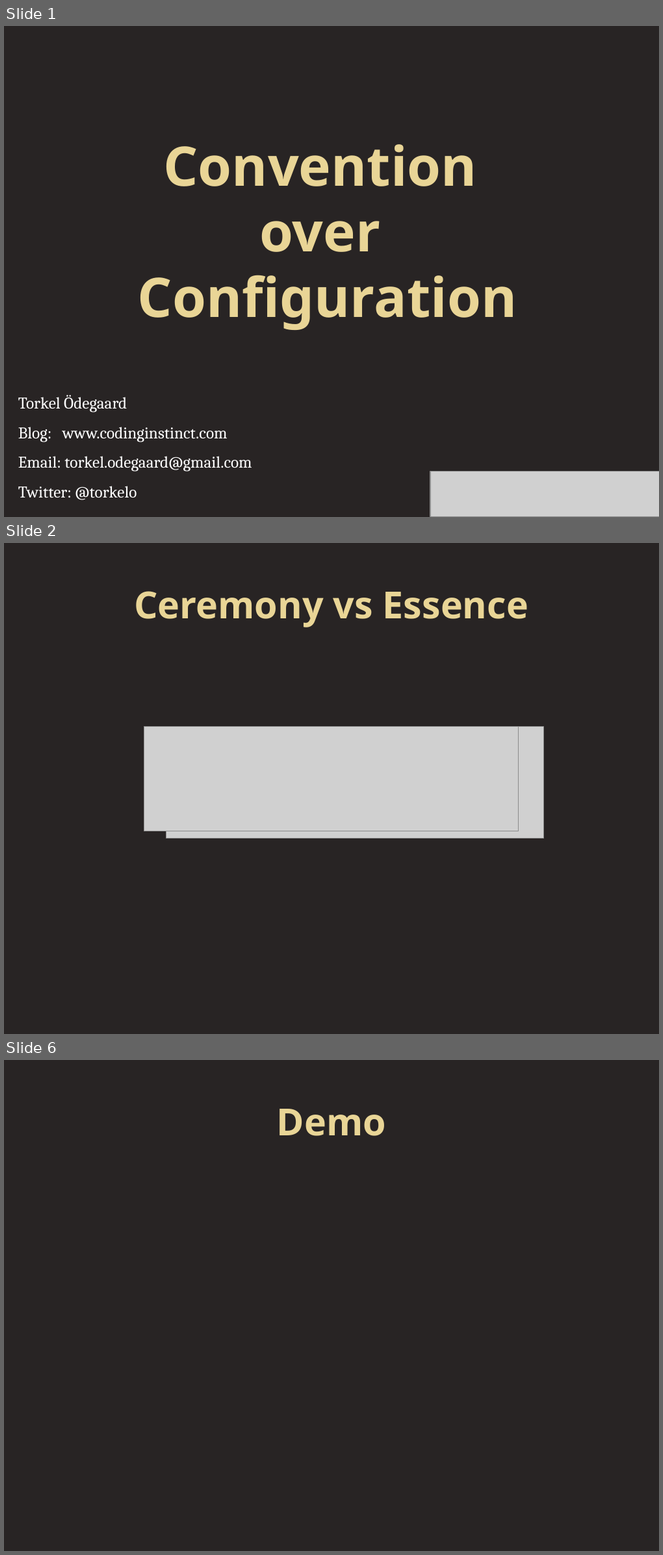
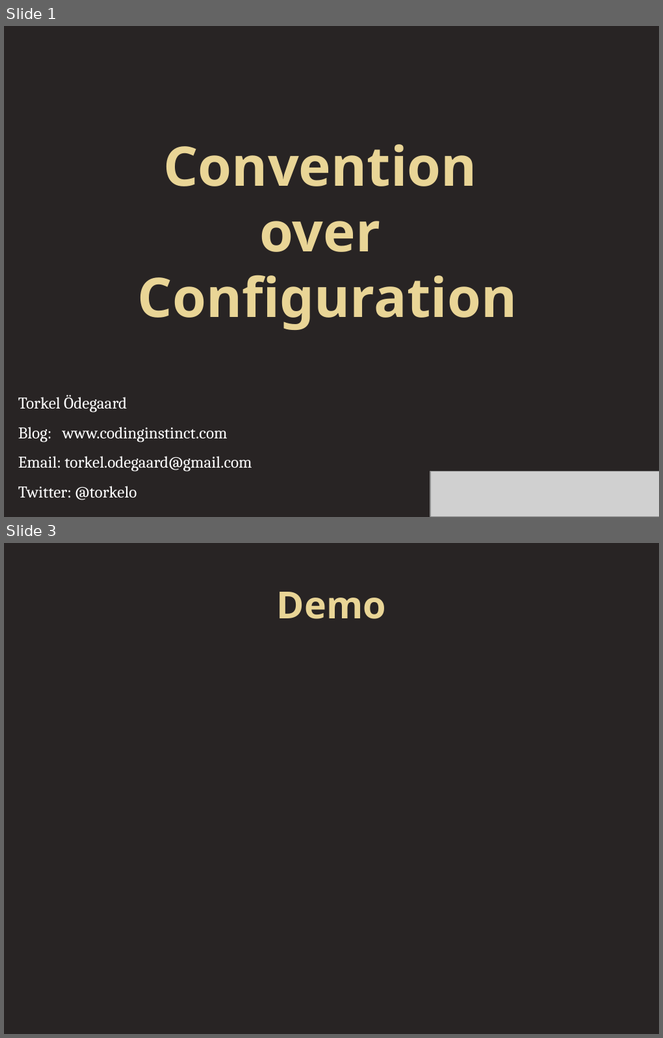
Before and after one commit to torkelo/pimpmycode, a slide deck: docs/convention_over_configuration.pptx. Shown one above the other, each under a label of ours: slides 1, 2 and 6 before the commit, slides 1 and 3 after it; the slides between them are not shown. The pictures are 663x1555 and 663x1038 pixels, drawn with LibreOffice and Linux fonts; fonts in the diff are those of the drawing; grey boxes stand for pictures. Boxes give left, top, right and bottom in pixels: in the first picture for what was removed or moved away, otherwise in the second. Text is boxed around its words. In the diff, an @@ line names an element or a change of style, - is before the commit and + after.

```diff
--- a/docs/convention_over_configuration.pptx
+++ b/docs/convention_over_configuration.pptx
@@ slide 2 removed at (4,543,659,1034), background #282424 @@
@@ title removed at (134,591,529,627) @@
-Ceremony vs Essence
@@ picture removed at (144,727,519,832) @@
@@ picture removed at (166,727,544,839) @@
@@ what was slide 6 is now slide 3 @@
```
Also in this commit, not shown: 1 slide changed, 1 slide added, 3 other slides removed, 49 other files.
